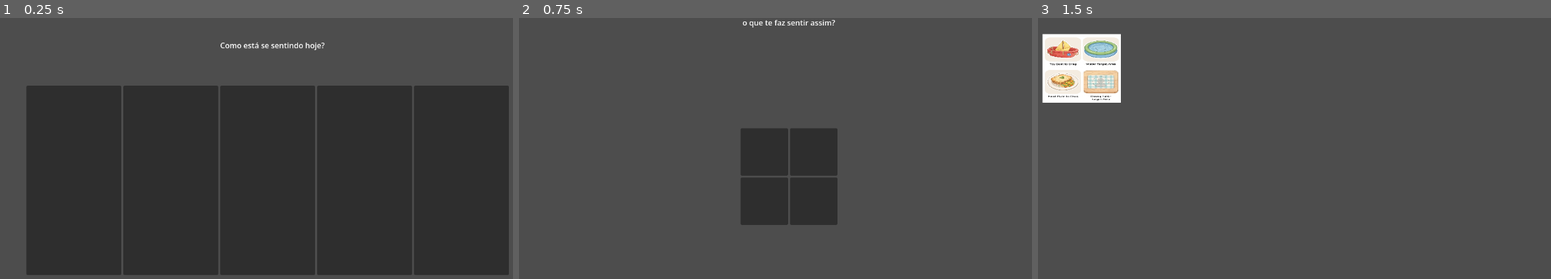
Above: before the commit, frames 1-3 (left to right).
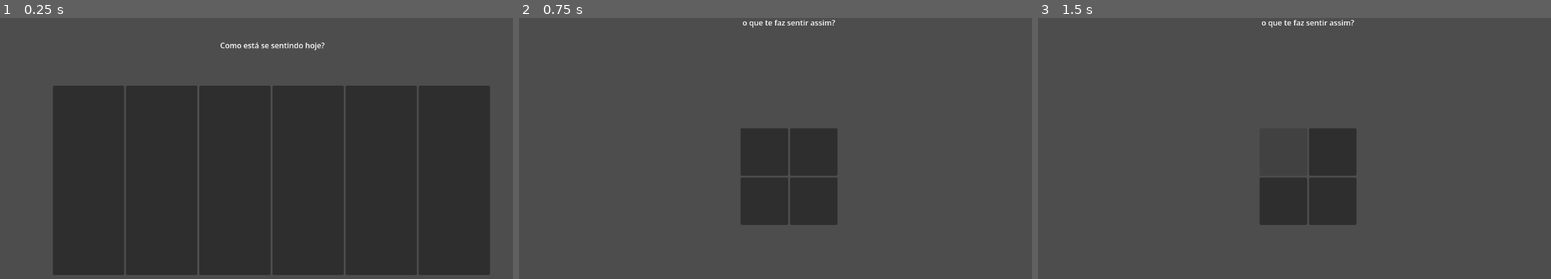
Above: after the commit, the same moments.

Repository: leomaia83/MaestroDasEmocoes
Game: Godot game, scene res://check_in_emocional.tscn
Same seed, same stepped clock (60 frames per second), same inputs: the game is played once before the commit and once after it.
Inputs (mouse positions are in pixels of both pictures, inside the frame that each line leads up to; where the layout moved, square brackets give the same spot in the first picture):
- Up to frame 1 (0.25 s): no input
- Up to frame 2 (0.75 s): click (606, 179) [590, 179] at 0.5 s
- Up to frame 3 (1.5 s): click (1284, 151) at 1.25 s

The runs differ from the first frame. In frame 1, 8.4% of the frame differs, in the area x 5-100%, y 25-99%; in frame 2, nothing differs; in frame 3, 9.2%, in the area x 0-63%, y 0-80%.
Error after the commit: Cannot call method 'get_children' on a null value. (res://causas_humor.gd:6)

Commit message:
feat: implementa rotas dinamicas e cria cenas para as 6 emocoes

Diff:
--- a/Global.gd
+++ b/Global.gd
@@ -3,24 +3,50 @@
 var humor_do_dia : String = ""
 var motivo_do_humor : String = ""
 
-# Lista atualizada com os nomes exatos que você está usando nas transições
-var fluxo_do_jogo = [
-	"res://check_in_emocional.tscn",
-	"res://causas_humor.tscn",
-	"res://botao_calma.tscn",
-	"res://diver_tix.tscn",
-	"res://tela_feedback.tscn"
-]
+# Caminhos exatos das suas cenas
+const TELA_CHECKIN = "res://check_in_emocional.tscn"
+const TELA_CAUSAS = "res://causas_humor.tscn"
+const TELA_FEEDBACK = "res://tela_feedback.tscn"
 
-var fase_atual = 0
+# As 5 cenas exclusivas para cada emoção
+const SCENE_BRAVO = "res://BotaoCalma.tscn"
+const SCENE_ASSUSTADO = "res://ritmo.tscn"
+const SCENE_TRISTE = "res://ajudas.tscn"
+const SCENE_CANSADO = "res://rotina.tscn"
+const SCENE_FELIZ = "res://memoria.tscn"
+
+const CAMINHO_LOG_CLINICO = "user://historico_emocional_terapeuta.txt"
 
 func mudar_fase(caminho_da_fase: String):
 	get_tree().change_scene_to_file(caminho_da_fase)
 
-func ir_para_proxima():
-	fase_atual += 1
-	if fase_atual < fluxo_do_jogo.size():
-		mudar_fase(fluxo_do_jogo[fase_atual])
+func definir_proximo_minijogo():
+	salvar_dados_no_historico()
+
+	# Faz o desvio exato baseado no botão clicado!
+	match humor_do_dia:
+		"Bravo":
+			mudar_fase(SCENE_BRAVO)
+		"Assustado":
+			mudar_fase(SCENE_ASSUSTADO)
+		"Triste":
+			mudar_fase(SCENE_TRISTE)
+		"Cansado", "Entediado":
+			mudar_fase(SCENE_CANSADO)
+		"Feliz", "Calmo", "Bem":
+			mudar_fase(SCENE_FELIZ)
+		_:
+			mudar_fase(SCENE_FELIZ)
+
+func salvar_dados_no_historico():
+	var data_hora = Time.get_datetime_dict_from_system()
+	var timestamp = "%02d/%02d/%04d às %02d:%02d" % [data_hora.day, data_hora.month, data_hora.year, data_hora.hour, data_hora.minute]
+	var linha_registro = "[%s] Emoção: %s | Motivo: %s\n" % [timestamp, humor_do_dia, motivo_do_humor]
+
+	var arquivo = FileAccess.open(CAMINHO_LOG_CLINICO, FileAccess.READ_WRITE)
+	if arquivo == null:
+		arquivo = FileAccess.open(CAMINHO_LOG_CLINICO, FileAccess.WRITE)
 	else:
-		fase_atual = 0
-		mudar_fase(fluxo_do_jogo[0])
+		arquivo.seek_end()
+	arquivo.store_string(linha_registro)
+	arquivo.close()
--- /dev/null
+++ b/ajudas.tscn
@@ -0,0 +1,29 @@
+[gd_scene format=3 uid="uid://bm4f2c7q03ung"]
+
+[node name="Ajudas" type="Control" unique_id=849480011]
+layout_mode = 3
+anchors_preset = 0
+offset_right = 40.0
+offset_bottom = 40.0
+
+[node name="TextureRect" type="TextureRect" parent="." unique_id=1316125654]
+layout_mode = 0
+offset_right = 40.0
+offset_bottom = 40.0
+
+[node name="VBoxContainer" type="VBoxContainer" parent="." unique_id=1446662768]
+layout_mode = 0
+offset_right = 40.0
+offset_bottom = 40.0
+
+[node name="Button" type="Button" parent="VBoxContainer" unique_id=1725338749]
+layout_mode = 2
+
+[node name="Button2" type="Button" parent="VBoxContainer" unique_id=1307566352]
+layout_mode = 2
+
+[node name="Button3" type="Button" parent="VBoxContainer" unique_id=1281672742]
+layout_mode = 2
+
+[node name="Button4" type="Button" parent="VBoxContainer" unique_id=1286928591]
+layout_mode = 2
--- a/botao_calma.gd
+++ b/botao_calma.gd
@@ -1,23 +1,34 @@
 extends Control
 
-@onready var timer = $Timer
-@onready var barra = $ProgressBar
+@onready var botao_respirar = $BotaoRespirar
+@onready var progresso_barra = $ProgressBar
+@onready var balao = $Balao
 
-func _process(_delta):
-	if not timer.is_stopped():
-		# A barra enche conforme o timer corre
-		barra.value = (1.0 - (timer.time_left / timer.wait_time)) * 100
+var tempo_pressionado : float = 0.0
+const TEMPO_NECESSARIO : float = 3.0
 
-func _on_button_button_down():
-	timer.start() # Começa a contar quando aperta
-	# Aqui você daria play numa música relaxante
+func _ready():
+	progresso_barra.max_value = TEMPO_NECESSARIO
+	progresso_barra.value = 0.0
 
-func _on_button_button_up():
-	if timer.time_left > 0:
-		print("Soltou cedo demais!")
-		timer.stop()
-		barra.value = 0
+func _process(delta):
+	if botao_respirar.button_pressed:
+		tempo_pressionado += delta
+		progresso_barra.value = tempo_pressionado
+		var f = 1.0 + (tempo_pressionado / TEMPO_NECESSARIO) * 0.5
+		balao.scale = Vector2(f, f)
+
+		if tempo_pressionado >= TEMPO_NECESSARIO:
+			concluir()
 	else:
-		print("Muito bem! Você se acalmou.")
-		# AQUI: Após se acalmar, leva a criança para jogar o DiverTIX!
-		Global.mudar_fase("res://DiverTIX.tscn")
+		if tempo_pressionado > 0.0:
+			tempo_pressionado -= delta * 2.0
+			tempo_pressionado = max(tempo_pressionado, 0.0)
+			progresso_barra.value = tempo_pressionado
+			var f = 1.0 + (tempo_pressionado / TEMPO_NECESSARIO) * 0.5
+			balao.scale = Vector2(f, f)
+
+func concluir():
+	set_process(false)
+	await get_tree().create_timer(1.0).timeout
+	Global.mudar_fase(Global.TELA_FEEDBACK)
--- a/causas_humor.gd
+++ b/causas_humor.gd
@@ -1,19 +1,15 @@
 extends Control
 
 func _ready():
-	# Conecta todos os botões da grade
-	for botao in $VBoxContainer/GridContainer.get_children():
-		botao.pressed.connect(_ao_clicar_na_causa.bind(botao.name))
+	# Conecta todos os botões de motivos (Casa, Escola, Amigos...) automaticamente
+	# Certifique-se de que eles estão dentro de um Container chamado GridContainer ou HBoxContainer
+	for botao in $GridContainer.get_children():
+		botao.pressed.connect(_ao_selecionar_motivo.bind(botao.name))
 
-func _ao_clicar_na_causa(nome_causa):
-	Global.motivo_do_humor = nome_causa
-	print("Motivo registrado: ", nome_causa)
+func _ao_selecionar_motivo(nome_motivo):
+	# Salva o motivo escolhido na variável global
+	Global.motivo_do_humor = nome_motivo
+	print("O motivo do humor foi: ", nome_motivo)
 
-	# Sequência lógica: Se a criança estiver com Raiva/Triste,
-	# o jogo a leva para o "Botão de Calma".
-	# Se estiver Bem, pode ir direto para o "Puzzle/DiverTIX".
-
-	if Global.humor_do_dia == "Raiva" or Global.humor_do_dia == "Ansioso":
-		Global.mudar_fase("res://botao_calma.tscn")
-	else:
-		Global.mudar_fase("res://diver_tix.tscn") #comentario
+	# Aciona a árvore de decisão inteligente que mapeamos!
+	Global.definir_proximo_minijogo()
--- a/check_in_emocional.gd
+++ b/check_in_emocional.gd
@@ -1,12 +1,14 @@
 extends Control
 
 func _ready():
-	# Conectamos os botões via código para facilitar
+	# Conecta todos os botões filhos do HBoxContainer automaticamente
 	for botao in $HBoxContainer.get_children():
 		botao.pressed.connect(_ao_selecionar_humor.bind(botao.name))
 
 func _ao_selecionar_humor(nome_humor):
+	# Guarda no Global se é Bravo, Feliz, Triste, etc.
 	Global.humor_do_dia = nome_humor
 	print("A criança está se sentindo: ", nome_humor)
-	# Aqui você chamaria a próxima tela (a das causas)
-	Global.mudar_fase("res://causas_humor.tscn")
+
+	# Avança para a tela de causas (onde ela escolhe Casa, Escola, etc.)
+	Global.mudar_fase(Global.TELA_CAUSAS)
--- a/check_in_emocional.tscn
+++ b/check_in_emocional.tscn
@@ -26,27 +26,31 @@
 [node name="HBoxContainer" type="HBoxContainer" parent="." unique_id=213370380]
 custom_minimum_size = Vector2(800, 400)
 layout_mode = 0
-offset_left = 63.0
+offset_left = 119.0
 offset_top = 144.0
-offset_right = 863.0
+offset_right = 1046.0
 offset_bottom = 544.0
 
 [node name="Feliz" type="Button" parent="HBoxContainer" unique_id=963931778]
-custom_minimum_size = Vector2(200, 200)
+custom_minimum_size = Vector2(150, 200)
 layout_mode = 2
 
-[node name="Bem" type="Button" parent="HBoxContainer" unique_id=119588386]
-custom_minimum_size = Vector2(200, 0)
+[node name="Triste" type="Button" parent="HBoxContainer" unique_id=119588386]
+custom_minimum_size = Vector2(150, 0)
 layout_mode = 2
 
-[node name="Entediado" type="Button" parent="HBoxContainer" unique_id=1307878173]
-custom_minimum_size = Vector2(200, 0)
+[node name="Bravo" type="Button" parent="HBoxContainer" unique_id=1307878173]
+custom_minimum_size = Vector2(150, 0)
 layout_mode = 2
 
-[node name="Ansioso" type="Button" parent="HBoxContainer" unique_id=83835144]
-custom_minimum_size = Vector2(200, 0)
+[node name="Assustado" type="Button" parent="HBoxContainer" unique_id=83835144]
+custom_minimum_size = Vector2(150, 0)
 layout_mode = 2
 
-[node name="Raiva" type="Button" parent="HBoxContainer" unique_id=1098946569]
-custom_minimum_size = Vector2(200, 0)
+[node name="Cansado" type="Button" parent="HBoxContainer" unique_id=1098946569]
+custom_minimum_size = Vector2(150, 0)
 layout_mode = 2
+
+[node name="Orgulhoso" type="Button" parent="HBoxContainer" unique_id=1327955955]
+custom_minimum_size = Vector2(150, 0)
+layout_mode = 2
--- /dev/null
+++ b/memoria.tscn
@@ -0,0 +1,49 @@
+[gd_scene format=3 uid="uid://bnjvij804w36n"]
+
+[node name="Memoria" type="Control" unique_id=2105226285]
+layout_mode = 3
+anchors_preset = 0
+offset_right = 40.0
+offset_bottom = 40.0
+
+[node name="GridContainer" type="GridContainer" parent="." unique_id=464133061]
+layout_mode = 0
+offset_right = 40.0
+offset_bottom = 40.0
+columns = 4
+
+[node name="Feliz1" type="Button" parent="GridContainer" unique_id=2045498800]
+layout_mode = 2
+
+[node name="Feliz2" type="Button" parent="GridContainer" unique_id=1572038379]
+layout_mode = 2
+
+[node name="Button3" type="Button" parent="GridContainer" unique_id=75262433]
+layout_mode = 2
+
+[node name="Button4" type="Button" parent="GridContainer" unique_id=1487513985]
+layout_mode = 2
+
+[node name="Button5" type="Button" parent="GridContainer" unique_id=2052966795]
+layout_mode = 2
+
+[node name="Button6" type="Button" parent="GridContainer" unique_id=1843492127]
+layout_mode = 2
+
+[node name="Button7" type="Button" parent="GridContainer" unique_id=176315532]
+layout_mode = 2
+
+[node name="Button8" type="Button" parent="GridContainer" unique_id=304007322]
+layout_mode = 2
+
+[node name="Button9" type="Button" parent="GridContainer" unique_id=529912650]
+layout_mode = 2
+
+[node name="Button10" type="Button" parent="GridContainer" unique_id=2099645420]
+layout_mode = 2
+
+[node name="Button11" type="Button" parent="GridContainer" unique_id=684747492]
+layout_mode = 2
+
+[node name="Button12" type="Button" parent="GridContainer" unique_id=621807927]
+layout_mode = 2
--- /dev/null
+++ b/ritmo.tscn
@@ -0,0 +1,30 @@
+[gd_scene format=3 uid="uid://drisxr7ua1oh4"]
+
+[node name="Ritmo" type="Control" unique_id=365014263]
+layout_mode = 3
+anchors_preset = 0
+offset_left = 184.0
+offset_top = 145.0
+offset_right = 224.0
+offset_bottom = 185.0
+
+[node name="HBoxContainer" type="HBoxContainer" parent="." unique_id=990438375]
+layout_mode = 0
+offset_left = 4.0
+offset_top = -14.0
+offset_right = 99.0
+offset_bottom = 40.0
+
+[node name="Button" type="Button" parent="HBoxContainer" unique_id=762520718]
+layout_mode = 2
+
+[node name="Button2" type="Button" parent="HBoxContainer" unique_id=1150201577]
+layout_mode = 2
+
+[node name="Button3" type="Button" parent="HBoxContainer" unique_id=1684038413]
+layout_mode = 2
+
+[node name="Button4" type="Button" parent="HBoxContainer" unique_id=1531997224]
+layout_mode = 2
+
+[node name="TempoRitmo" type="Timer" parent="." unique_id=227040099]
--- /dev/null
+++ b/rotina.tscn
@@ -0,0 +1,40 @@
+[gd_scene format=3 uid="uid://g3a8osar8kie"]
+
+[node name="Rotina" type="Control" unique_id=1095993502]
+layout_mode = 3
+anchors_preset = 0
+offset_right = 40.0
+offset_bottom = 40.0
+
+[node name="GridContainer" type="GridContainer" parent="." unique_id=1063954177]
+layout_mode = 0
+offset_right = 40.0
+offset_bottom = 40.0
+columns = 3
+
+[node name="Button" type="Button" parent="GridContainer" unique_id=1946459636]
+layout_mode = 2
+
+[node name="Button2" type="Button" parent="GridContainer" unique_id=65615449]
+layout_mode = 2
+
+[node name="Button3" type="Button" parent="GridContainer" unique_id=72896519]
+layout_mode = 2
+
+[node name="Button4" type="Button" parent="GridContainer" unique_id=1121915907]
+layout_mode = 2
+
+[node name="Button5" type="Button" parent="GridContainer" unique_id=443169887]
+layout_mode = 2
+
+[node name="Button6" type="Button" parent="GridContainer" unique_id=535250554]
+layout_mode = 2
+
+[node name="Button7" type="Button" parent="GridContainer" unique_id=318114011]
+layout_mode = 2
+
+[node name="Button8" type="Button" parent="GridContainer" unique_id=143773190]
+layout_mode = 2
+
+[node name="Button9" type="Button" parent="GridContainer" unique_id=1637074320]
+layout_mode = 2
--- /dev/null
+++ b/termometro.tscn
@@ -0,0 +1,21 @@
+[gd_scene format=3 uid="uid://de3c5vigicnr6"]
+
+[node name="Termometro" type="Control" unique_id=1737875902]
+layout_mode = 3
+anchors_preset = 0
+offset_right = 40.0
+offset_bottom = 40.0
+
+[node name="ContainerNiveis" type="VBoxContainer" parent="." unique_id=1998582273]
+layout_mode = 0
+offset_right = 40.0
+offset_bottom = 40.0
+
+[node name="Pouco" type="Button" parent="ContainerNiveis" unique_id=59923277]
+layout_mode = 2
+
+[node name="Medio" type="Button" parent="ContainerNiveis" unique_id=2064122335]
+layout_mode = 2
+
+[node name="Muito" type="Button" parent="ContainerNiveis" unique_id=1338772422]
+layout_mode = 2
Binary file added: assets quest 3/WhatsApp Image 2026-05-20 at 21.21.32.jpeg
Not shown, added: assets quest 3/WhatsApp Image 2026-05-20 at 21.21.32.jpeg.import
Binary file added: assets quest 3/WhatsApp Image 2026-05-20 at 21.21.33.jpeg
Not shown, added: assets quest 3/WhatsApp Image 2026-05-20 at 21.21.33.jpeg.import
Binary file added: assets quest 3/WhatsApp Image 2026-05-20 at 21.21.34.jpeg
Not shown, added: assets quest 3/WhatsApp Image 2026-05-20 at 21.21.34.jpeg.import
Binary file added: assets quest 3/WhatsApp Image 2026-05-20 at 21.21.35 (1).jpeg
Not shown, added: assets quest 3/WhatsApp Image 2026-05-20 at 21.21.35 (1).jpeg.import
Binary file added: assets quest 3/WhatsApp Image 2026-05-20 at 21.21.35 (2).jpeg
Not shown, added: assets quest 3/WhatsApp Image 2026-05-20 at 21.21.35 (2).jpeg.import
Binary file added: assets quest 3/WhatsApp Image 2026-05-20 at 21.21.35.jpeg
Not shown, added: assets quest 3/WhatsApp Image 2026-05-20 at 21.21.35.jpeg.import
(and 28 more such lines)
